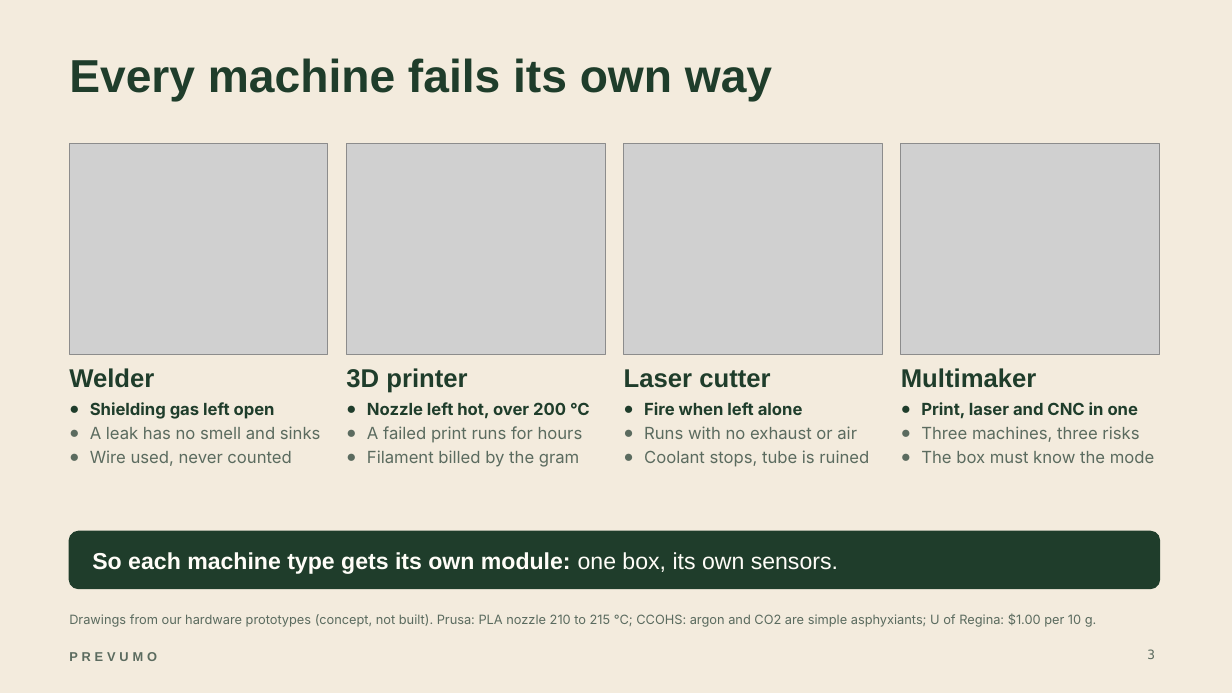
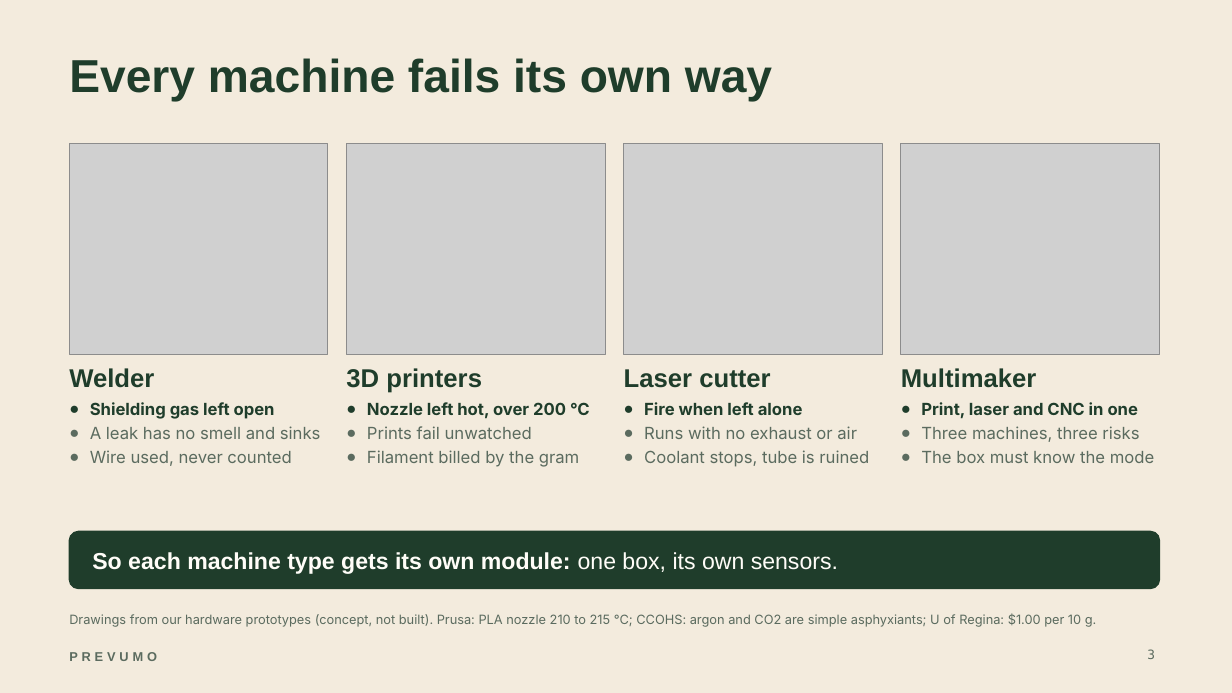
Before and after one commit to WAHB22/wahbs-world, a slide deck: slide 3 of prevumo/deliverables/final/PREVUMO-final.pptx. Drawn at 1232x693 pixels with LibreOffice and Linux fonts; fonts in the diff are those of the drawing; grey boxes stand for pictures. Boxes give left, top, right and bottom in pixels: in the first picture for what was removed or moved away, otherwise in the second. Text is boxed around its words. In the diff, an @@ line names an element or a change of style, - is before the commit and + after.

```diff
--- a/prevumo/deliverables/final/PREVUMO-final.pptx
+++ b/prevumo/deliverables/final/PREVUMO-final.pptx
@@ text at box(346, 368, 482, 393): text changed @@
-3D printer
+3D printers
@@ text at box(367, 426, 532, 439): text changed @@
-● A failed print runs for hours
+● Prints fail unwatched
```
Also in this commit, not shown: 9 other slides changed, 17 other files.
